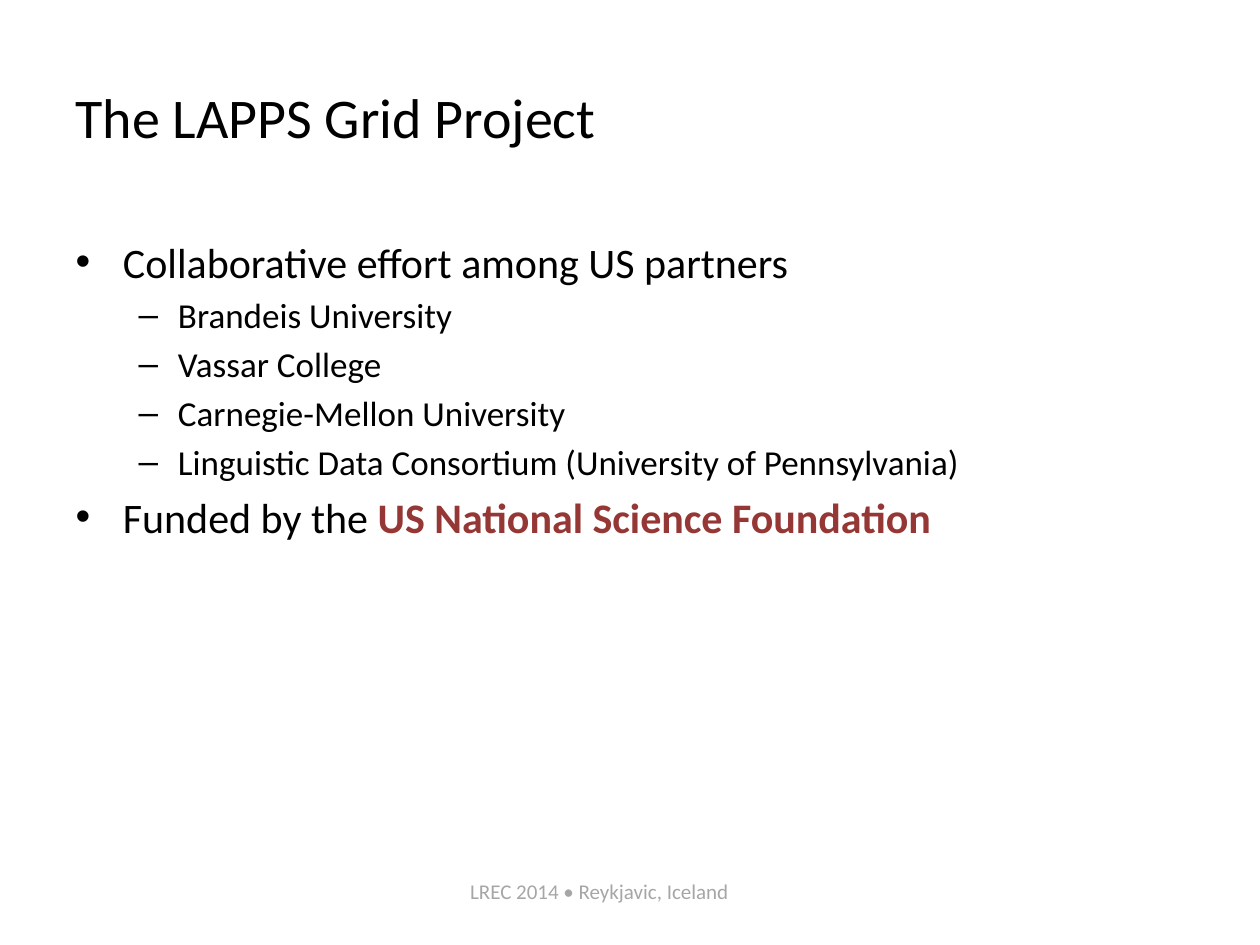
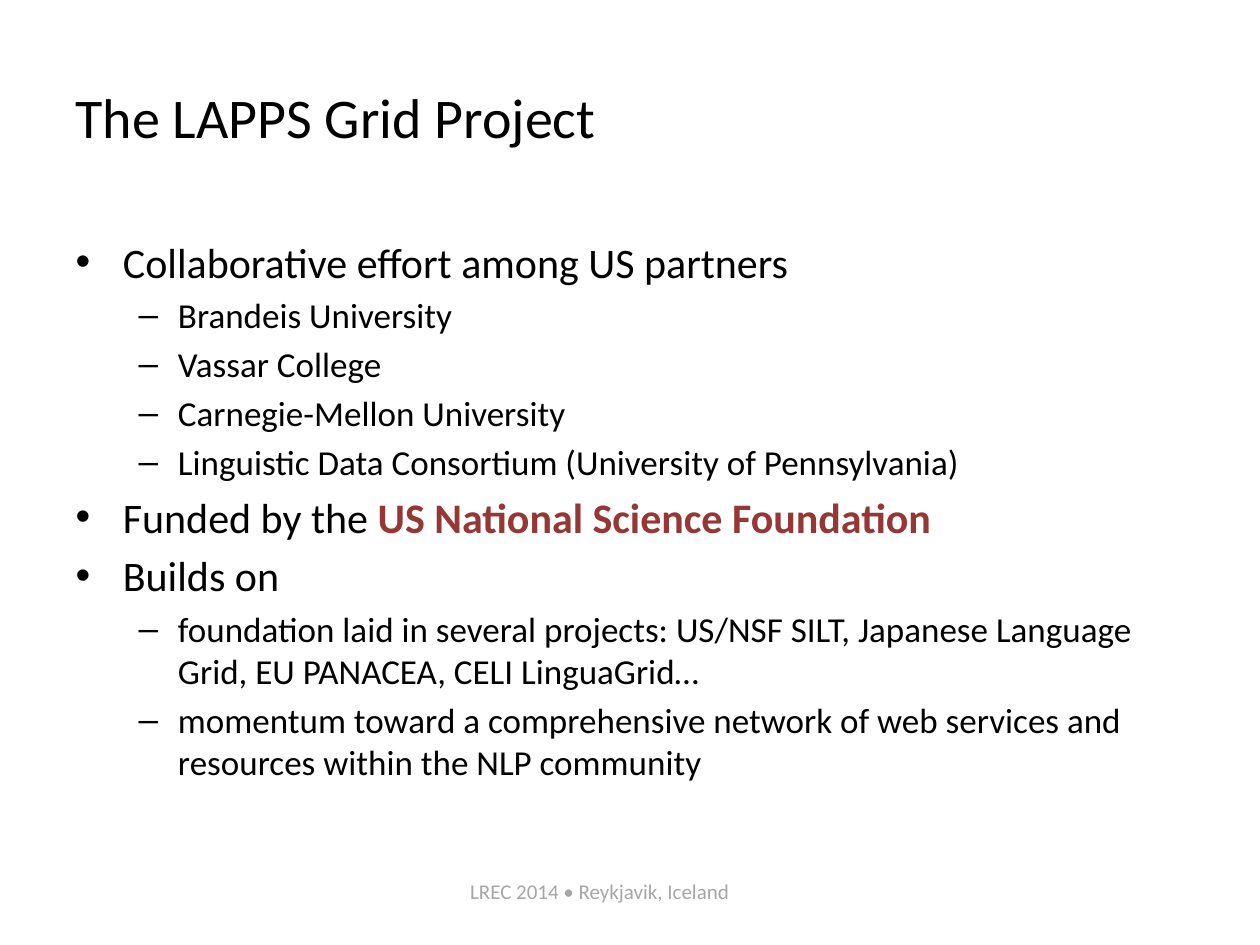
Before and after one commit to chunqishi/lrec2014_part2, a slide deck: slide 4 of lapps-tutorial-intro-lrec2014.pptx. Drawn at 1260x945 pixels with LibreOffice and Linux fonts; fonts in the diff are those of the drawing. Boxes give left, top, right and bottom in pixels: in the first picture for what was removed or moved away, otherwise in the second. Text is boxed around its words. In the diff, an @@ line names an element or a change of style, - is before the commit and + after.

```diff
--- a/lapps-tutorial-intro-lrec2014.pptx
+++ b/lapps-tutorial-intro-lrec2014.pptx
@@ text at (x1=123, y1=561, x2=1131, y2=781): paragraphs added @@
+• Builds on
+  – foundation laid in several projects: US/NSF SILT, Japanese Language Grid, EU PANACEA, CELI LinguaGrid…
+  – momentum toward a comprehensive network of web services and resources within the NLP community
@@ text at (x1=470, y1=884, x2=728, y2=903): text changed @@
-LREC 2014 • Reykjavic, Iceland
+LREC 2014 • Reykjavik, Iceland
```
Also in this commit, not shown: 23 other slides changed, 2 slides added.
